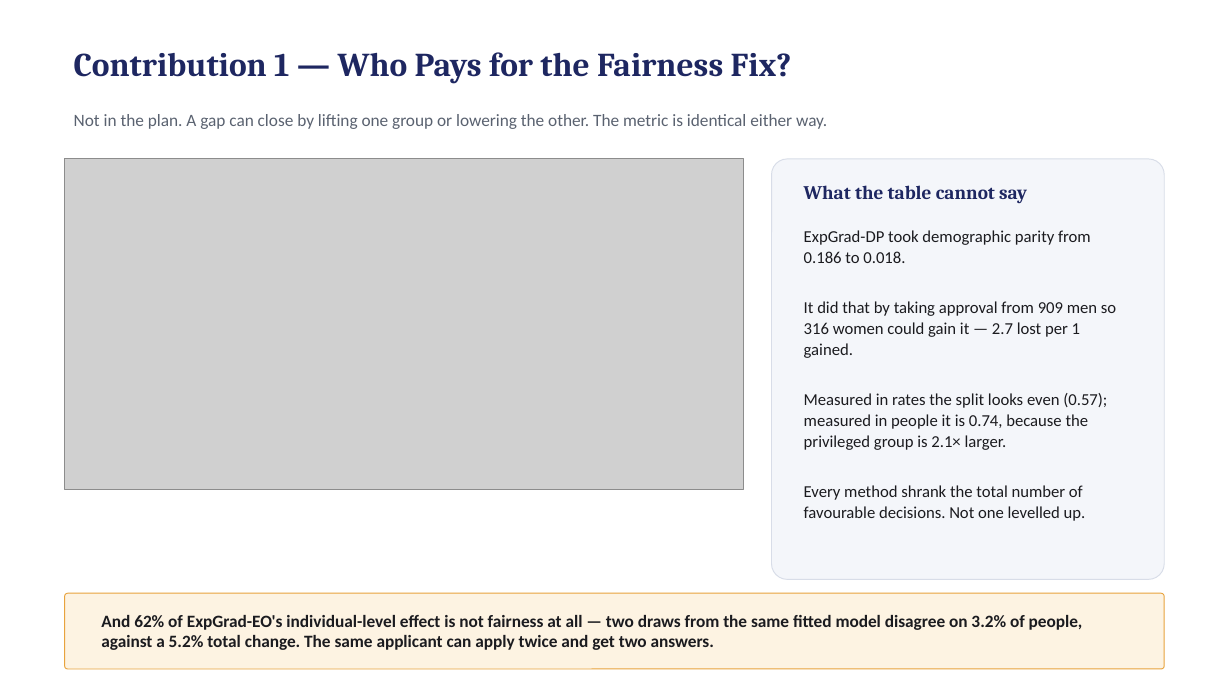
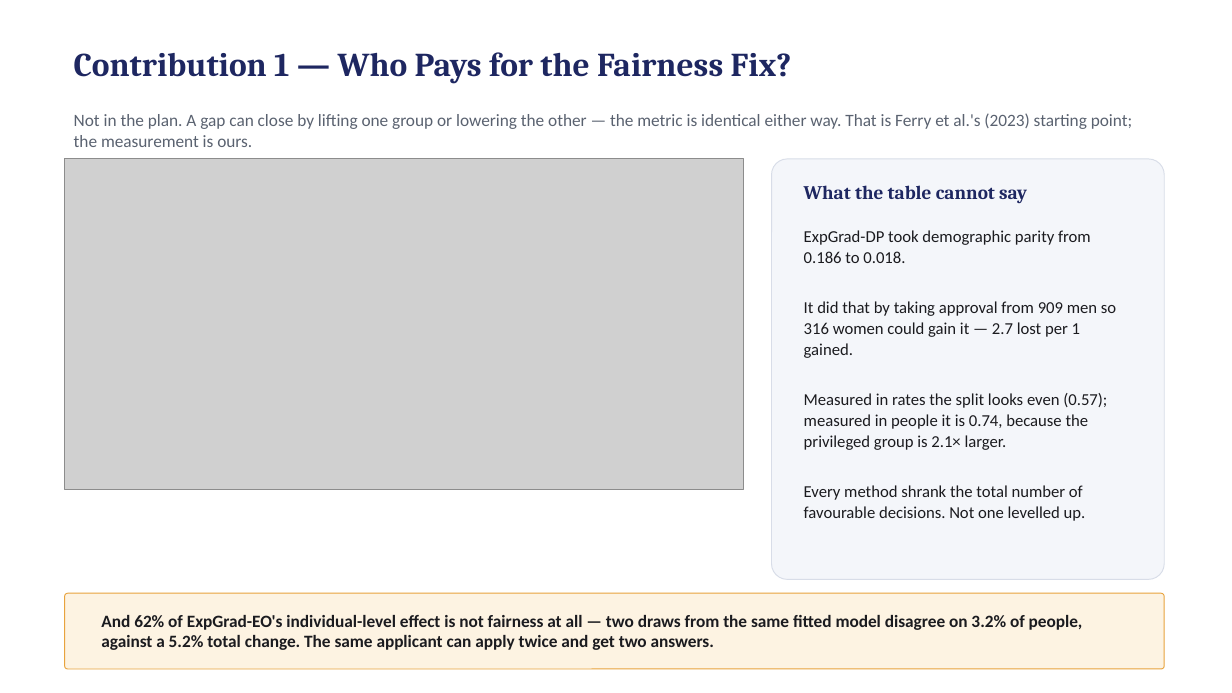
Before and after one commit to Dheirav/who-pays-for-fairness, a slide deck: slide 17 of bias_mitigation_plan.pptx. Drawn at 1232x693 pixels with LibreOffice and Linux fonts; fonts in the diff are those of the drawing; grey boxes stand for pictures. Boxes give left, top, right and bottom in pixels: in the first picture for what was removed or moved away, otherwise in the second. Text is boxed around its words. In the diff, an @@ line names an element or a change of style, - is before the commit and + after.

Commit message:
Rebuild the report and deck so they stop claiming novelty the sources no longer claim
Both artefacts are generated from scripts/build_*.py, whose contribution lists called the
incidence and intersectional analyses "(new)". They are not new -- Ferry et al. (2023)
published the decomposition and Kearns (2018) named the intersectional failure mode -- and
the sources were corrected in the previous commit. Until now the built PDF and PPTX still
said the old thing.

No number, table or figure changes; test_documented_claims checks the course figures and
passes identically before and after. What changes is two "(new)" labels, three citations,
and a reference-list entry.

```diff
--- a/bias_mitigation_plan.pptx
+++ b/bias_mitigation_plan.pptx
@@ text at (74,113,1132,147): text changed @@
-Not in the plan. A gap can close by lifting one group or lowering the other. The metric is identical either way.
+Not in the plan. A gap can close by lifting one group or lowering the other — the metric is identical either way. That is Ferry et al.'s (2023) starting point; the measurement is ours.
```
Also in this commit, not shown: 1 other slide changed, 1 other file.
